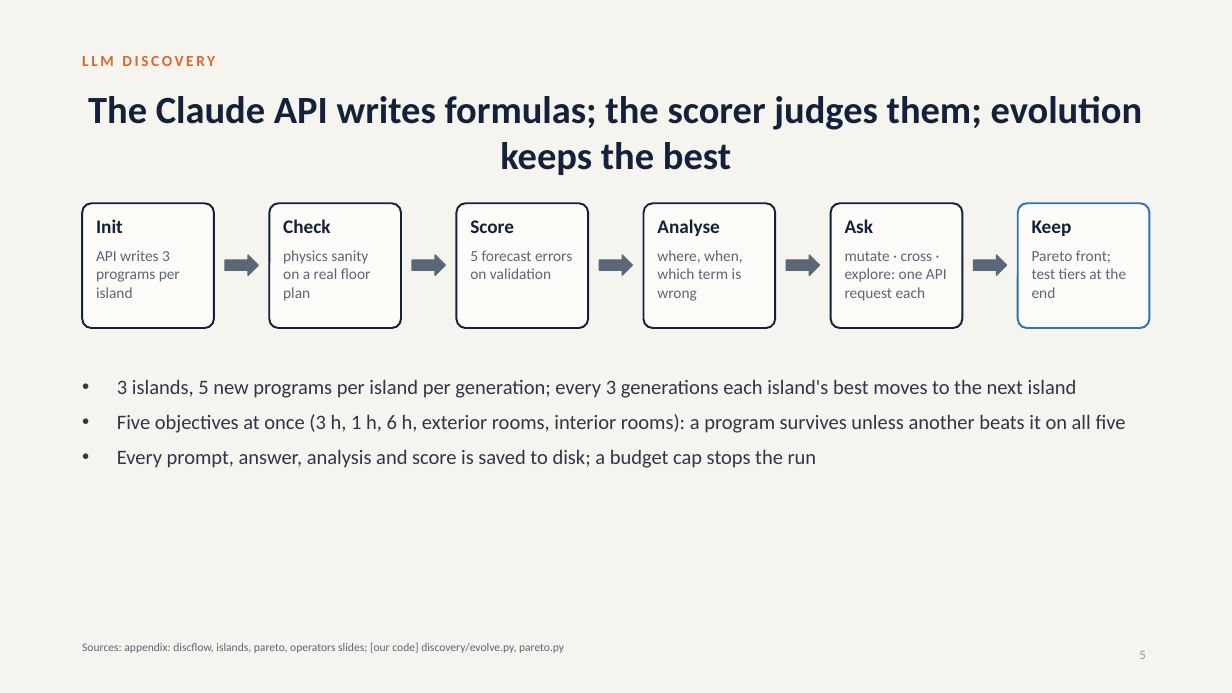
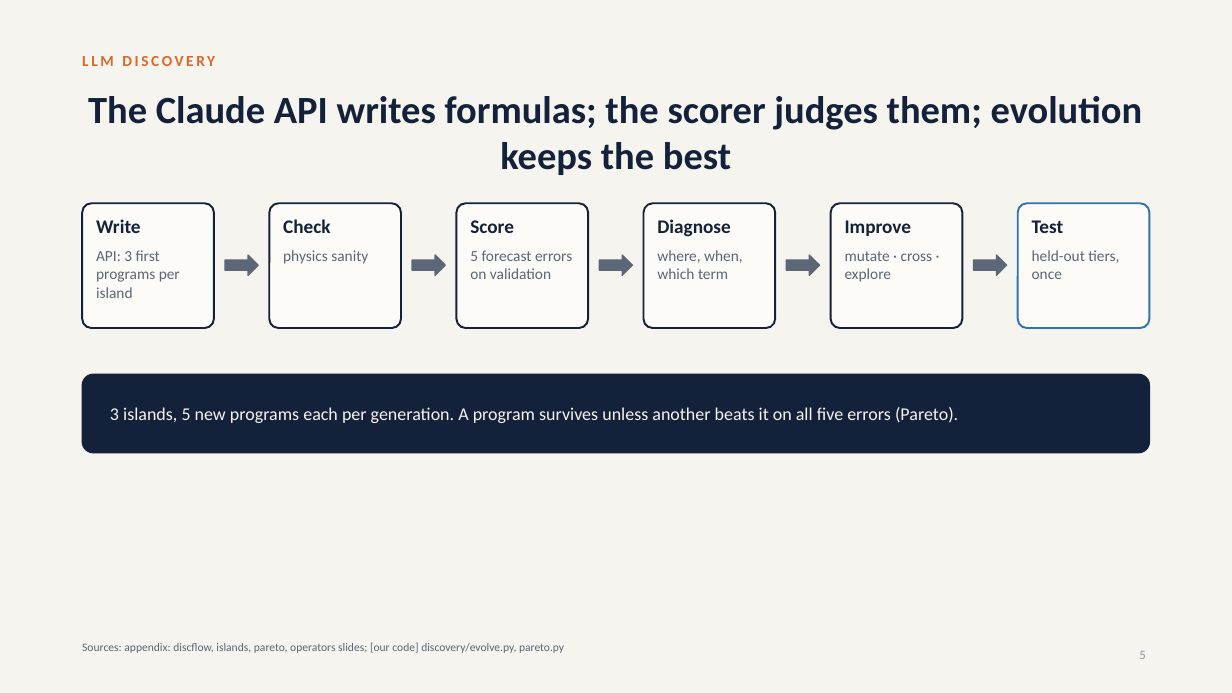
Before and after one commit to srivathsanb14/working-code, a slide deck: slide 5 of docs/One_Controller_for_Every_Building_meeting.pptx. Drawn at 1232x693 pixels with LibreOffice and Linux fonts; fonts in the diff are those of the drawing. Boxes give left, top, right and bottom in pixels: in the first picture for what was removed or moved away, otherwise in the second. Text is boxed around its words. In the diff, an @@ line names an element or a change of style, - is before the commit and + after.

```diff
--- a/docs/One_Controller_for_Every_Building_meeting.pptx
+++ b/docs/One_Controller_for_Every_Building_meeting.pptx
@@ text at [96,219,141,233]: text changed @@
-Init
+Write
@@ text at [657,219,730,237]: text changed @@
-Analyse
+Diagnose
@@ text at [845,220,912,236]: text changed @@
-Ask
+Improve
@@ text at [1032,220,1064,233]: text changed @@
-Keep
+Test
@@ text at [96,250,180,298]: text changed @@
-API writes 3 programs per island
+API: 3 first programs per island
@@ text at [283,250,368,264]: text changed @@
-physics sanity on a real floor plan
+physics sanity
@@ text at [657,250,743,279]: text changed @@
-where, when, which term is wrong
+where, when, which term
@@ text at [845,251,933,282]: text changed @@
-mutate · cross · explore: one API request each
+mutate · cross · explore
@@ text at [1032,250,1119,279]: text changed @@
-Pareto front; test tiers at the end
+held-out tiers, once
@@ rounded rectangle added at [82,374,1150,453], fill #13213A, outline #13213A 1 pt @@
@@ text at [110,407,958,423]: text changed; size 16 to 14 pt; text colour #2C3748 to #F6F4EF @@
-• 3 islands, 5 new programs per island per generation; every 3 generations each island's best moves to the next island
-• Five objectives at once (3 h, 1 h, 6 h, exterior rooms, interior rooms): a program survives unless another beats it on all five
-• Every prompt, answer, analysis and score is saved to disk; a budget cap stops the run
+3 islands, 5 new programs each per generation. A program survives unless another beats it on all five errors (Pareto).
@@ text "3 islands, 5 new programs ..." at [110,407,958,423]: vertical alignment top to middle @@
```
Also in this commit, not shown: 7 other slides changed, 5 other files.
